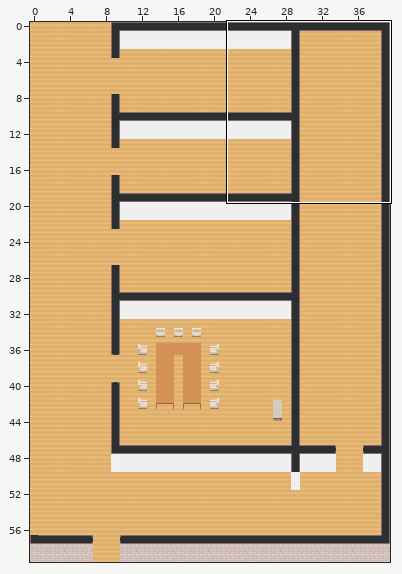
An edit to a level. Tiled map (JSON), stairs.tmj. Above, an overview of the earlier version with the close-up marked.
Close-up. The starting point:
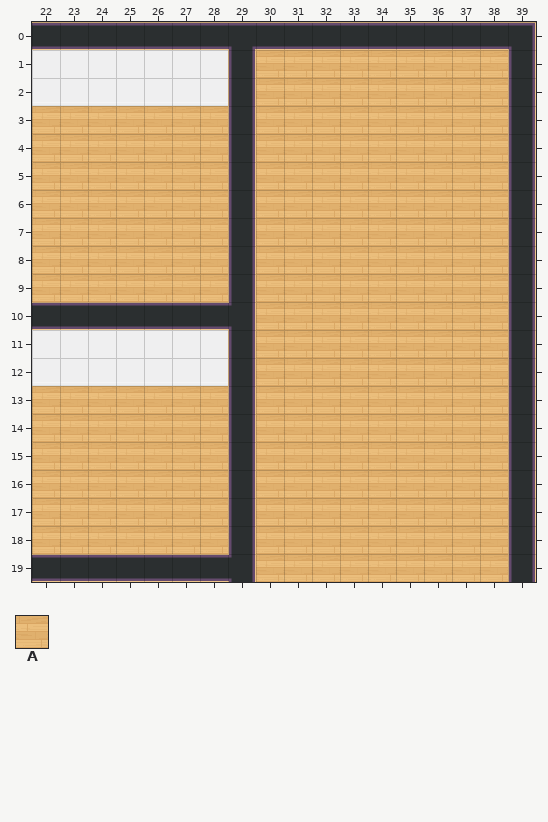
Cells are 32x32 px. Shown: x 22..39, y 0..19. The commit also changed other parts of the map, which this record leaves out.
Key: from "WA_Room_Builder": A 172.
_ is an empty cell, # one hidden under a higher layer.
Layers that did not change in this view are not listed.
Layer "floor/floor-1" before, first column x 22:
 0 ##################
 1 ########AAAAAAAAA#
 2 ########AAAAAAAAA#
 3 AAAAAAA#AAAAAAAAA#
 4 AAAAAAA#AAAAAAAAA#
 5 AAAAAAA#AAAAAAAAA#
 6 AAAAAAA#AAAAAAAAA#
 7 AAAAAAA#AAAAAAAAA#
 8 AAAAAAA#AAAAAAAAA#
 9 AAAAAAA#AAAAAAAAA#
10 ########AAAAAAAAA#
11 ########AAAAAAAAA#
12 ########AAAAAAAAA#
13 AAAAAAA#AAAAAAAAA#
14 AAAAAAA#AAAAAAAAA#
15 AAAAAAA#AAAAAAAAA#
16 AAAAAAA#AAAAAAAAA#
17 AAAAAAA#AAAAAAAAA#
18 AAAAAAA#AAAAAAAAA#
19 ########AAAAAAAAA#
And afterwards:
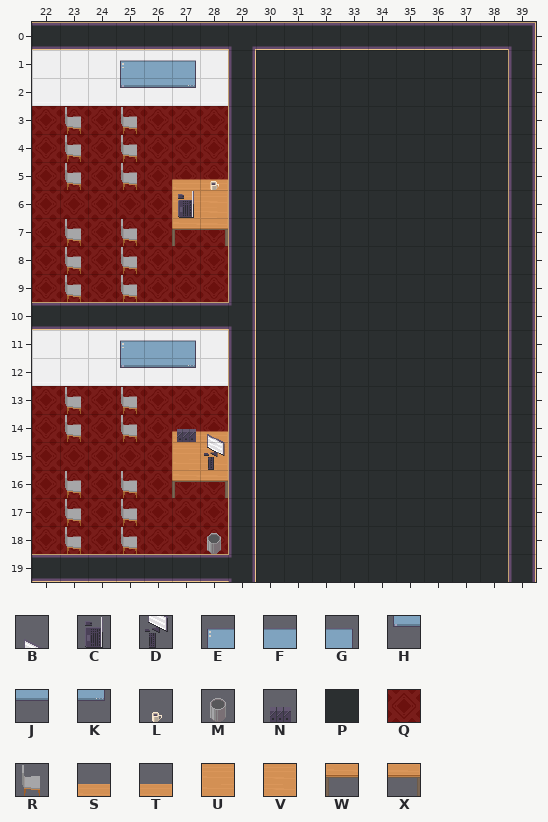
Further tiles: from "WA_Miscellaneous": B 21, C 25, D 31, E 40, F 41, G 42, H 50, J 51, K 52, L 59, M 60, N 66; from "WA_Room_Builder": P 100, Q 387; from "WA_Seats": R 119; from "WA_Tables": S 0, T 1, U 10, V 11, W 20, X 21.
Tiles of an added or newly shown layer are drawn over the layers below it.
Difference:
Changed rows in their new state; . is an unchanged cell.
Layer "floor/floor-1":
first column x 22:
 1 ........PPPPPPPPP
 2 ........PPPPPPPPP
 3 QQQQQQQ.PPPPPPPPP
 4 QQQQQQQ.PPPPPPPPP
 5 QQQQQQQ.PPPPPPPPP
 6 QQQQQ##.PPPPPPPPP
 7 QQQQQQQ.PPPPPPPPP
 8 QQQQQQQ.PPPPPPPPP
 9 QQQQQQQ.PPPPPPPPP
10 ........PPPPPPPPP
11 ........PPPPPPPPP
12 ........PPPPPPPPP
13 QQQQQQQ.PPPPPPPPP
14 QQQQQQQ.PPPPPPPPP
15 QQQQQ##.PPPPPPPPP
16 QQQQQQQ.PPPPPPPPP
17 QQQQQQQ.PPPPPPPPP
18 QQQQQQQ.PPPPPPPPP
19 ........PPPPPPPPP
Layer "furniture/tables":
first column x 27:
 5 ST
 6 UV
 7 WX
first column x 27:
14 ST
15 UV
16 WX
18 .M
Layer "furniture/chairs" (added):
first column x 23:
 3 R.R
 4 R.R
 5 R.R
 7 R.R
 8 R.R
 9 R.R
Layer "furniture/upper_stuff" (added):
first column x 25:
 1 EFG.
 2 HJK.
 5 ...L
 6 ..C.
first column x 23:
11 ..EFG.
12 ..HJK.
13 R.R...
14 R.R.NB
15 .....D
16 R.R...
17 R.R...
18 R.R...
Pixel boxes of the changes (left, top, right, bottom) in both close-ups:
changed: (32, 60, 228, 302)
changed: (256, 50, 508, 582)
changed: (32, 340, 228, 554)
